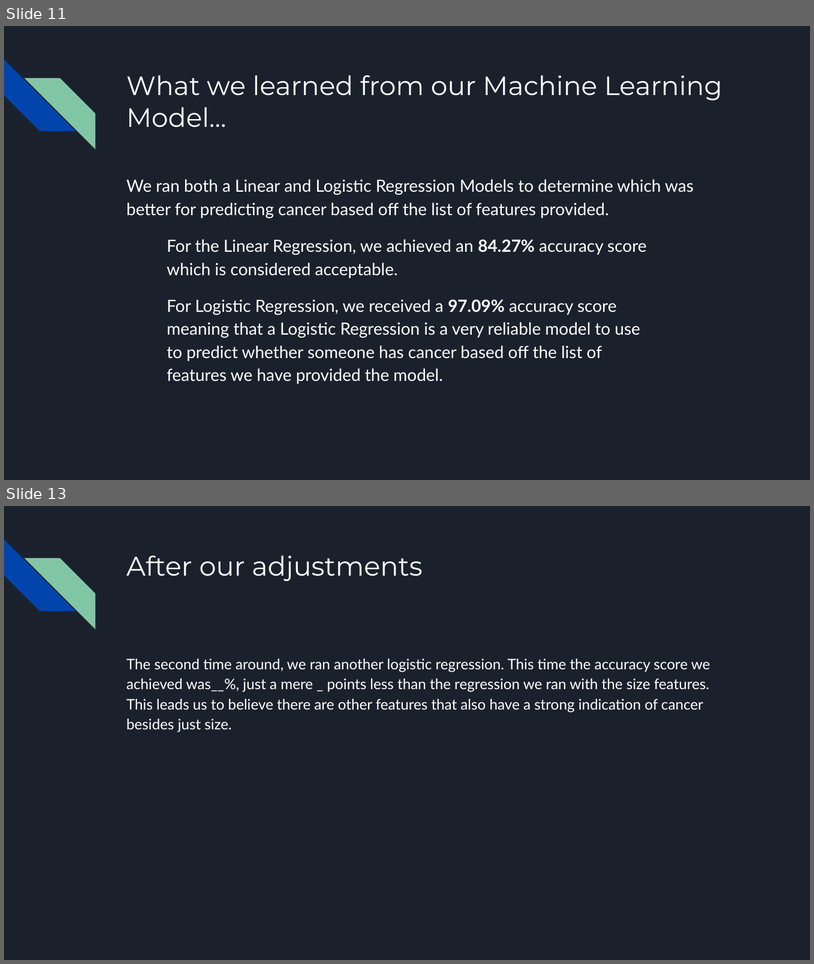
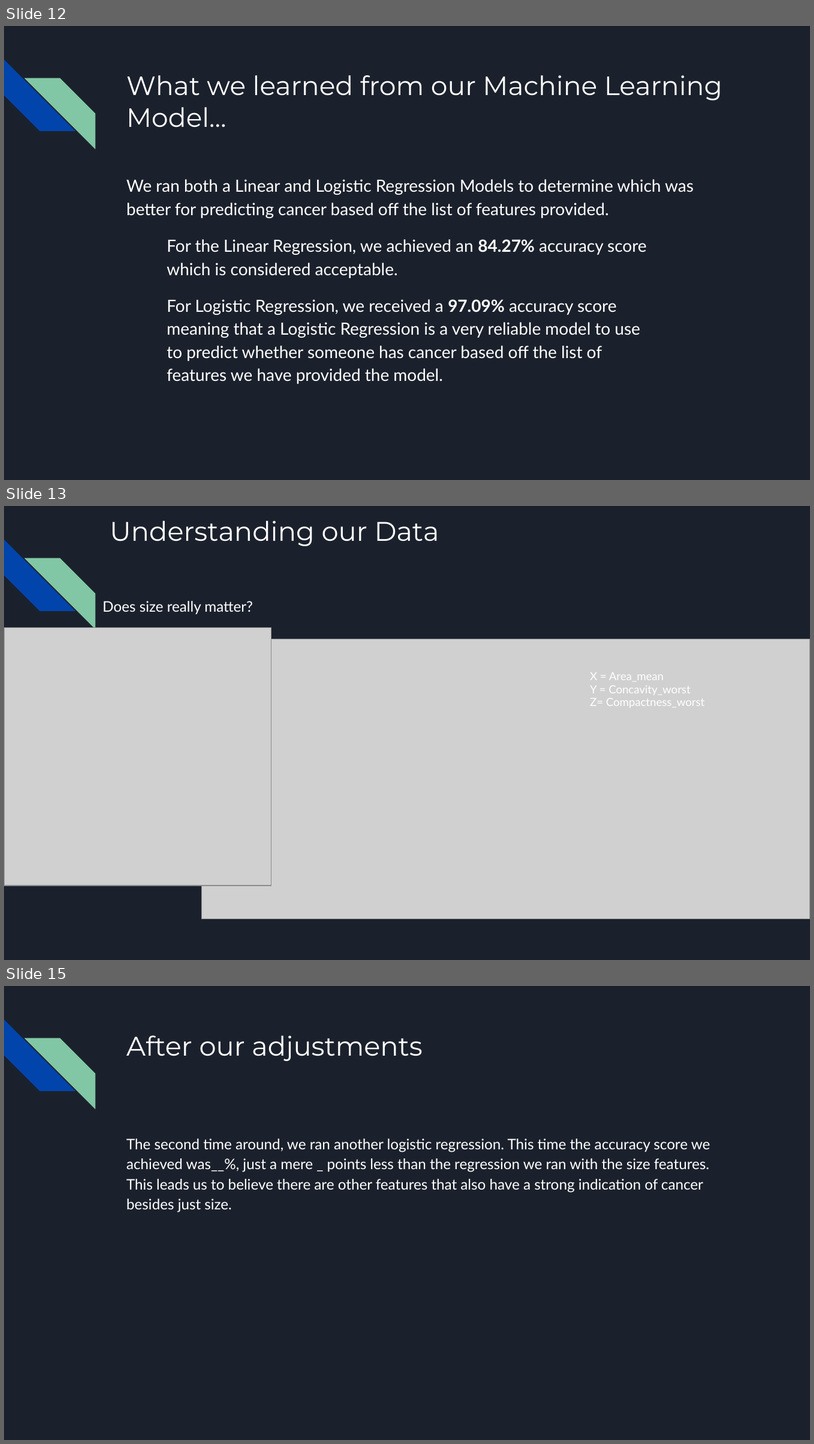
Before and after one commit to brojas12/Group_Project_4, a slide deck: Predicting the Presence of Cancer in Breast Cancer Cells.pptx. Shown one above the other, each under a label of ours: slides 11 and 13 before the commit, slides 12, 13 and 15 after it; the slides between them are not shown. The pictures are 814x964 and 814x1444 pixels, drawn with LibreOffice and Linux fonts; fonts in the diff are those of the drawing; grey boxes stand for pictures. Boxes give left, top, right and bottom in pixels: in the first picture for what was removed or moved away, otherwise in the second. Text is boxed around its words. In the diff, an @@ line names an element or a change of style, - is before the commit and + after.

```diff
--- a/Predicting the Presence of Cancer in Breast Cancer Cells.pptx
+++ b/Predicting the Presence of Cancer in Breast Cancer Cells.pptx
@@ slide 13 added at (4,506,810,960), background #1B212C; not listed: 2 template elements that a slide beside it also shows @@
@@ title added at (110,520,440,546), 24 pt, text #FFFFFF @@
+Understanding our Data
@@ text added at (102,601,253,614), 13 pt, text #FFFFFF @@
+Does size really matter?
@@ picture added at (4,628,271,885) @@
@@ picture added at (201,639,810,919) @@
@@ text added at (590,672,705,708), 10 pt, text #FFFFFF @@
+X = Area_mean
+Y = Concavity_worst
+Z= Compactness_worst
@@ what was slide 11 is now slide 12 @@
@@ what was slide 13 is now slide 15 @@
```
Also in this commit, not shown: 4 slides changed, 3 other slides added, 2 slides removed.
